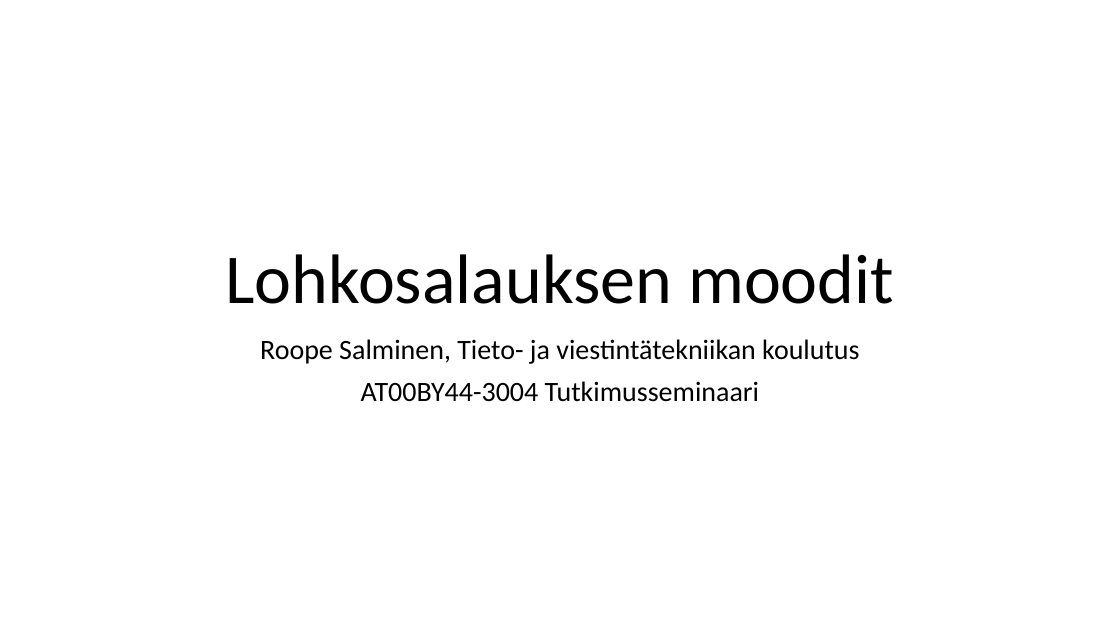
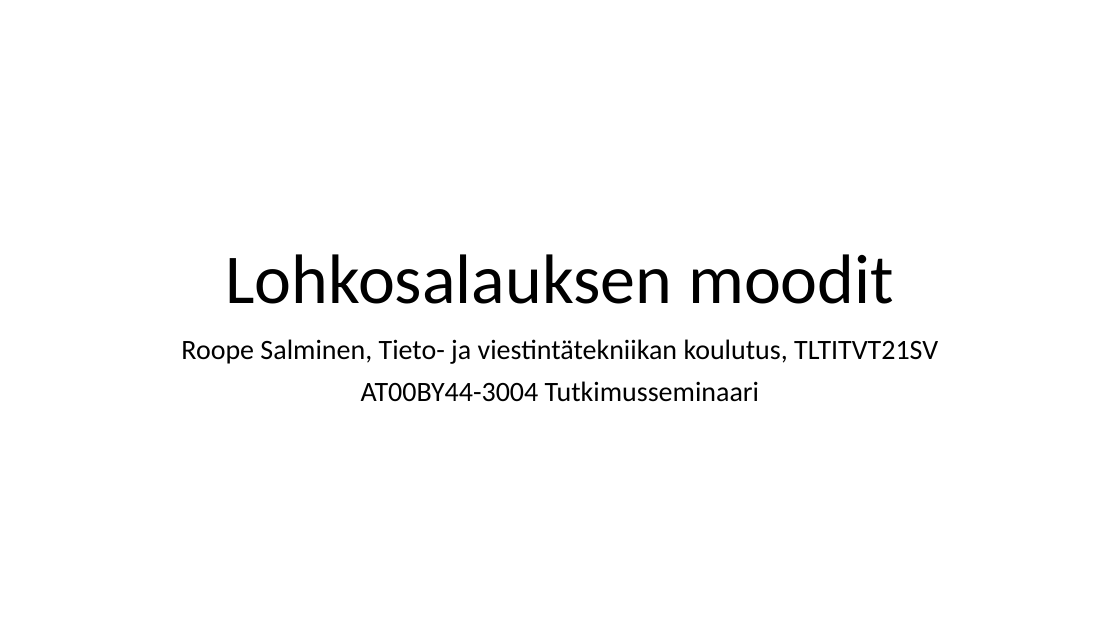
Before and after one commit to hcropsu/tutkimusseminaari, a slide deck: slide 1 of tutkimusseminaari_rs_pp.pptx. Drawn at 1120x630 pixels with LibreOffice and Linux fonts; fonts in the diff are those of the drawing. Boxes give left, top, right and bottom in pixels: in the first picture for what was removed or moved away, otherwise in the second. Text is boxed around its words. In the diff, an @@ line names an element or a change of style, - is before the commit and + after.

```diff
--- a/tutkimusseminaari_rs_pp.pptx
+++ b/tutkimusseminaari_rs_pp.pptx
@@ subtitle at (x1=181, y1=339, x2=938, y2=364): text changed @@
-Roope Salminen, Tieto- ja viestintätekniikan koulutus
+Roope Salminen, Tieto- ja viestintätekniikan koulutus, TLTITVT21SV
```
Also in this commit, not shown: 5 other slides changed, 4 other files.
